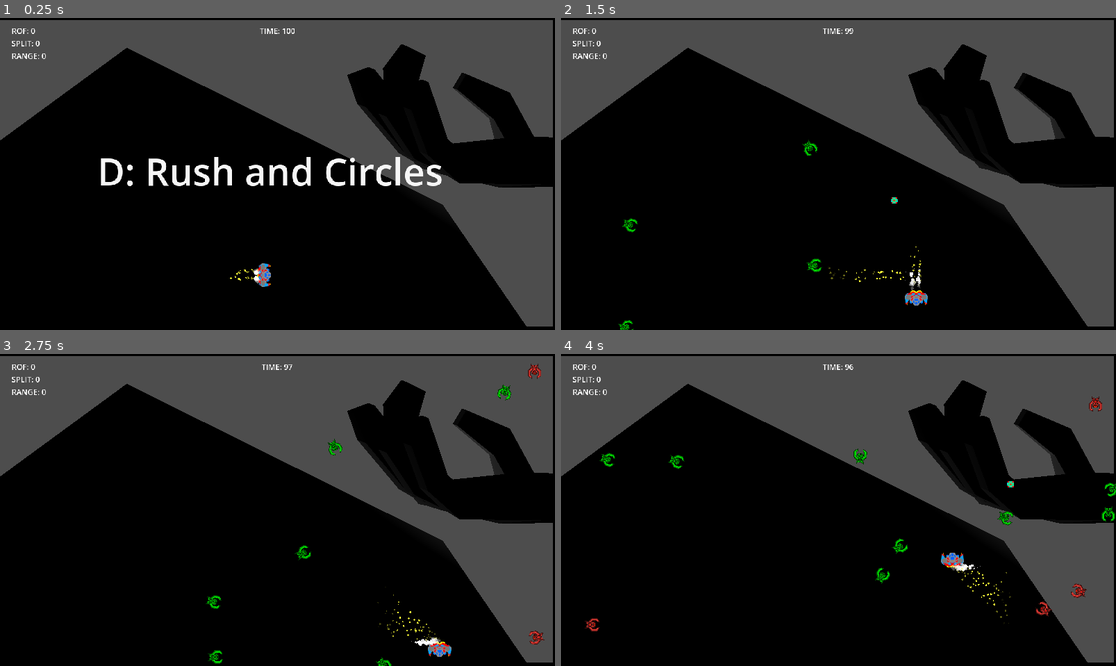
Above: before the commit, frames 1-4 (two rows, left to right).
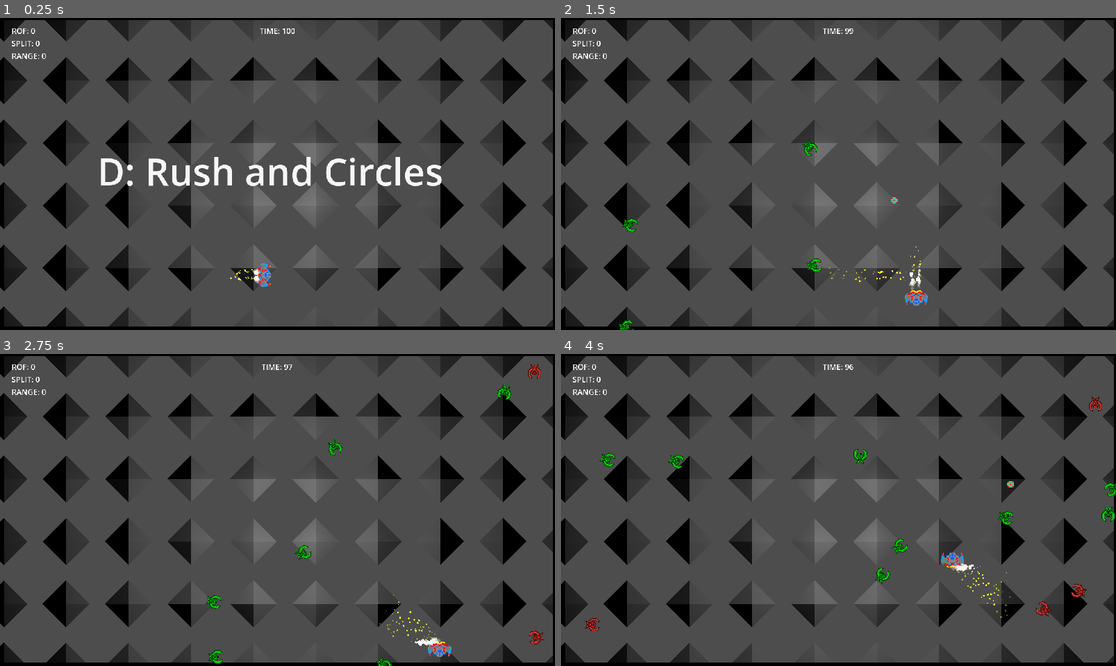
Above: after the commit, the same moments.

Repository: gamkedo-la/AttackStackCharlie
Game: Godot game, scene res://Levels/TestLevelD.tscn
Same seed, same stepped clock (60 frames per second), same inputs: the game is played once before the commit and once after it. This scene is started directly instead of the project's main scene. Sound files missing from this copy of the repository are replaced by a short silence.
Inputs:
- Up to frame 1 (0.25 s): no input
- Up to frame 2 (1.5 s): hold D (move right) 0.53-1.28 s; hold Space (shoot) 0.53-1.28 s; hold S (move down) from 1.28 s (still down); tap Space (shoot) at 1.35 s
- Up to frame 3 (2.75 s): release S (move down) at 2.03 s; hold D (move right) from 2.03 s (still down); hold Space (shoot) from 2.03 s (still down)
- Up to frame 4 (4 s): release D (move right) at 2.78 s; release Space (shoot) at 2.78 s; hold W (move up) 2.78-3.53 s; tap Space (shoot) at 2.85 s; hold A (move left) from 3.53 s (still down); hold Space (shoot) from 3.53 s (still down)

The runs differ from the first frame. In frame 1, 65% of the frame differs, in the area x 0-100%, y 0-99%; in frame 2, 66%; in frame 3, 66%; in frame 4, 65%.

Commit message:
New script to spawn grid of a mesh/node in background, to be used for dynamic pattern stuff

Diff:
--- a/Globals/SceneManager.tscn
+++ b/Globals/SceneManager.tscn
@@ -9,7 +9,7 @@
 "MainMenu": &"res://UI/MainMenu/main_menu.tscn",
 "MainPlay": &"res://Levels/MainPlay.tscn",
 "StorySequence": &"res://UI/StorySequence/StorySequence.tscn",
-"TestLevelA": "res://Levels/TestLevelA.tscn",
+"TestLevelA": "res://Levels/TestLevelA.tscn"
 }
 
 [node name="PauseMenu" parent="." node_paths=PackedStringArray("scene_manager") instance=ExtResource("2_tf0e3")]
--- a/Levels/TestLevelD.tscn
+++ b/Levels/TestLevelD.tscn
@@ -2,7 +2,7 @@
 
 [ext_resource type="Script" path="res://Levels/MainPlay.gd" id="1_dwuun"]
 [ext_resource type="Script" path="res://Enemies/EnemyEdgeSpawning.gd" id="2_5tofp"]
-[ext_resource type="PackedScene" uid="uid://di0klw80v6wob" path="res://Models/vr-hand.glb" id="3_c8qap"]
+[ext_resource type="Script" path="res://Models/modelGridSpawner.gd" id="3_afw46"]
 [ext_resource type="PackedScene" uid="uid://0xcemwtyox3a" path="res://Models/pyramid.glb" id="4_oysmc"]
 [ext_resource type="PackedScene" uid="uid://8kolafukcuow" path="res://Levels/EveryLevelReusedStuff.tscn" id="5_c5txp"]
 
@@ -44,11 +44,14 @@
 
 [node name="3D Models" type="Node3D" parent="3D background scene"]
 
-[node name="vr-hand" parent="3D background scene/3D Models" instance=ExtResource("3_c8qap")]
-transform = Transform3D(0.951772, -4.13695e-16, -0.306808, -0.304249, -0.128899, -0.943832, -0.0395474, 0.991658, -0.122683, 30.4395, -26.1895, 9.69217)
-
-[node name="pyramid" parent="3D background scene/3D Models" instance=ExtResource("4_oysmc")]
-transform = Transform3D(3.15643, -0.458666, -2.41383, 2.45256, 0.824817, 3.05034, 0.14797, -3.88707, 0.932096, 8.88812, -33.7776, 10.4479)
+[node name="BackgroundMeshGridSpawner" type="Node3D" parent="3D background scene/3D Models"]
+script = ExtResource("3_afw46")
+mesh = ExtResource("4_oysmc")
+xSpacing = 4.0
+ySpacing = 4.0
+xCount = 10
+yCount = 6
+scaleSpawned = 0.2
 
 [node name="EveryLevelReusedStuff" parent="." instance=ExtResource("5_c5txp")]
 
--- /dev/null
+++ b/Models/modelGridSpawner.gd
@@ -0,0 +1,19 @@
+extends Node3D
+
+@export var mesh: PackedScene
+
+@export var xSpacing: float = 1.0
+@export var ySpacing: float = 1.0
+@export var xCount: int = 5
+@export var yCount: int = 5
+@export var scaleSpawned: float = 1.0
+
+func _ready():
+	for i in range(xCount):
+		for j in range(yCount):
+			var position = Vector3(i * xSpacing, 0, j * ySpacing)
+			var mesh_instance = mesh.instantiate()
+			mesh_instance.transform.origin = position
+			# seems longwinded, but the older .scale mode doesn't seem to work in 4.2?
+			mesh_instance.transform.basis = mesh_instance.transform.basis.scaled(Vector3(scaleSpawned,scaleSpawned,scaleSpawned))
+			add_child(mesh_instance)
Not shown, added: PlayerShots/rocket.png.import
Not shown, added: Powerups/rocket_powerup.png.import
Not shown, added: Raw Source Files/AUDIO/SFX/Sx_EnemyHit_A_01.wav.import
Not shown, added: Raw Source Files/AUDIO/SFX/Sx_EnemyHit_A_02.wav.import
Not shown, added: Raw Source Files/AUDIO/SFX/Sx_EnemyHit_A_03.wav.import
Not shown, added: Raw Source Files/AUDIO/SFX/Sx_EnemyHit_A_04.wav.import
Not shown, added: Raw Source Files/AUDIO/SFX/Sx_EnemyHit_A_05.wav.import
Not shown, added: Raw Source Files/AUDIO/SFX/Sx_EnemyHit_A_06.wav.import
Not shown, added: Raw Source Files/Artwork/asteroid.png.import
Not shown, added: UI/HUD/hud_concept.png.import
